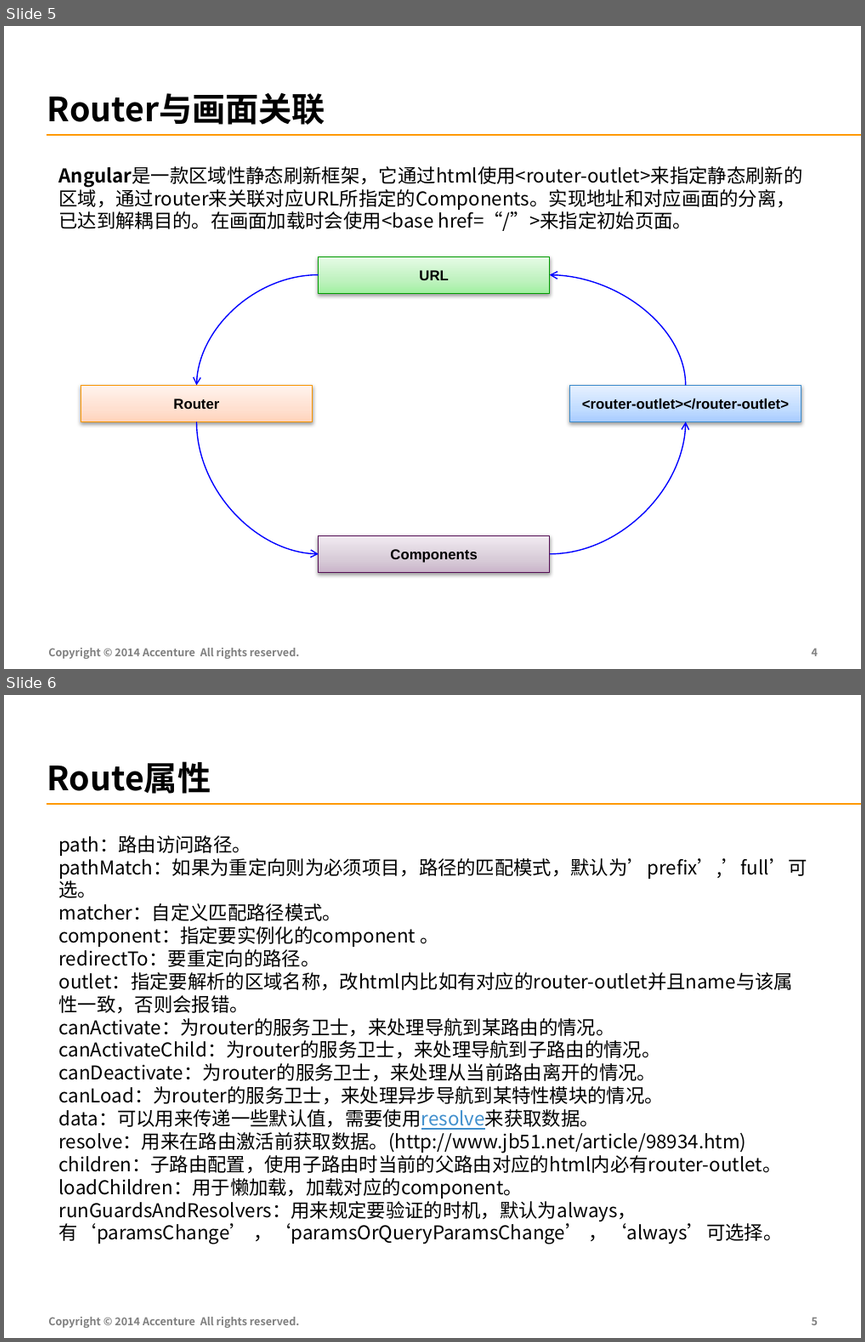
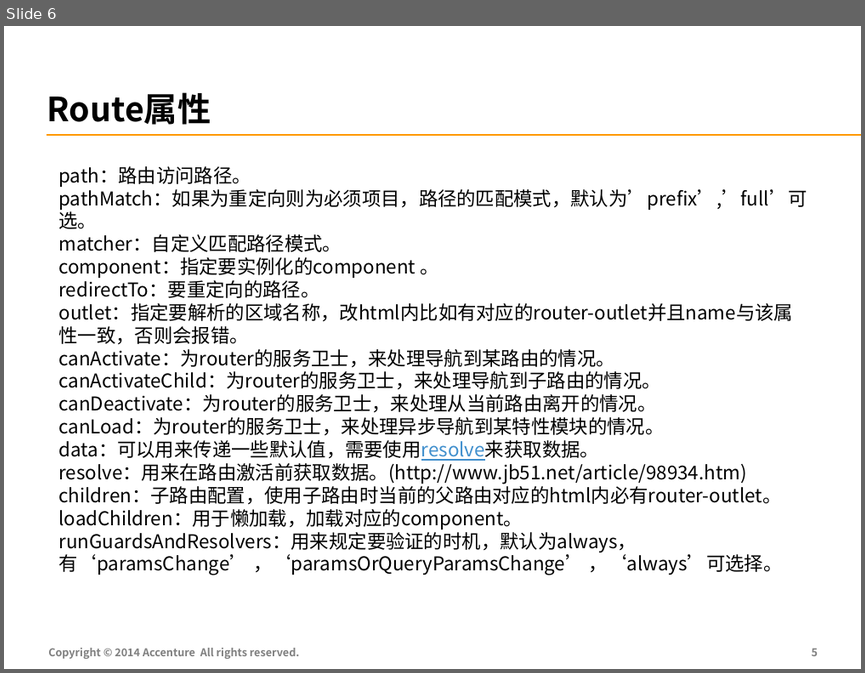
Before and after one commit to FS-Angular-Interest-Group/AngularTraining, a slide deck: PPT/09-Accenture-FS-Angular-Form.pptx. Shown one above the other, each under a label of ours: slides 5 and 6 before the commit, slide 6 after it. The pictures are 865x1342 and 865x673 pixels, drawn with LibreOffice and Linux fonts; fonts in the diff are those of the drawing. Boxes give left, top, right and bottom in pixels: in the first picture for what was removed or moved away, otherwise in the second. Text is boxed around its words. In the diff, an @@ line names an element or a change of style, - is before the commit and + after.

```diff
--- a/PPT/09-Accenture-FS-Angular-Form.pptx
+++ b/PPT/09-Accenture-FS-Angular-Form.pptx
@@ slide 5 removed at [4, 26, 861, 669], background #FFFFFF; not listed: 1 template element that a slide beside it also shows @@
@@ title removed at [47, 93, 325, 125] @@
-Router与画面关联
@@ text removed at [58, 166, 802, 231] @@
-Angular是一款区域性静态刷新框架，它通过html使用<router-outlet>来指定静态刷新的区域，通过router来关联对应URL所指定的Components。实现地址和对应画面的分离，已达到解耦目的。在画面加载时会使用<base href=“/”>来指定初始页面。
@@ curved arrow removed from (318, 274) to (197, 385) @@
@@ rectangle removed at [318, 256, 550, 293] @@
-URL
@@ curved arrow removed from (685, 385) to (550, 274) @@
@@ rectangle removed at [81, 385, 313, 422] @@
-Router
@@ rectangle removed at [569, 385, 800, 422] @@
-<router-outlet></router-outlet>
@@ curved arrow removed from (197, 422) to (318, 554) @@
@@ curved arrow removed from (550, 554) to (685, 422) @@
@@ rectangle removed at [318, 535, 550, 572] @@
-Components
@@ text removed at [48, 647, 300, 658] @@
-Copyright © 2014 Accenture All rights reserved.
@@ page number removed at [812, 647, 817, 656] @@
-4
```
Also in this commit, not shown: 3 slides changed, 1 slide added.
